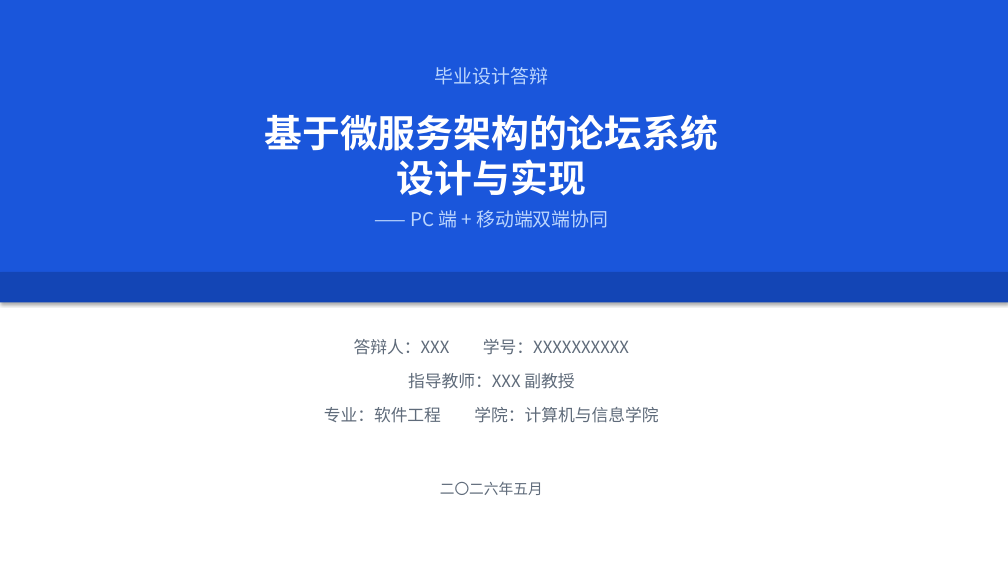
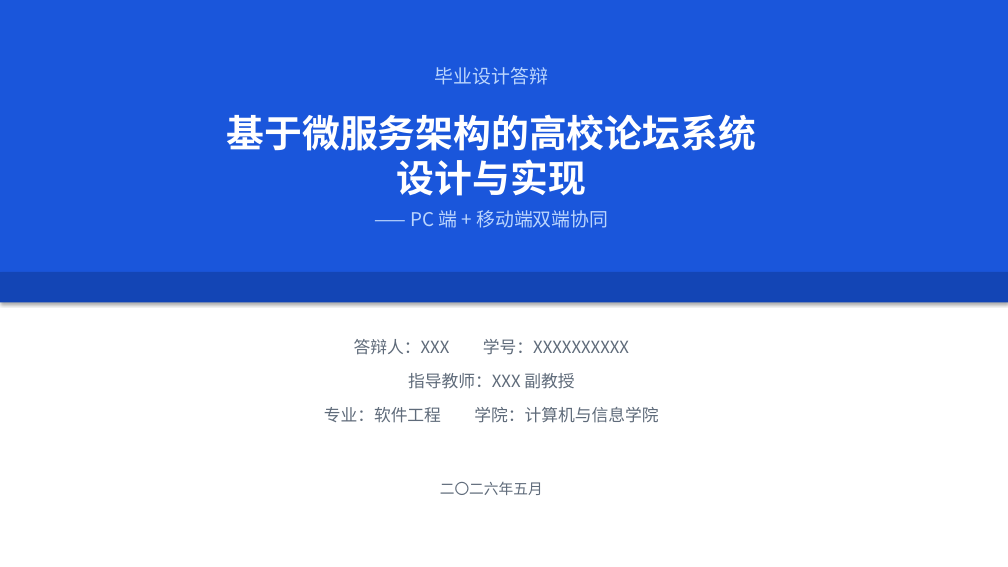
Before and after one commit to Wkjlovec/graduation_project_zhuang, a slide deck: slide 1 of docs/毕业答辩PPT.pptx. Drawn at 1008x567 pixels with LibreOffice and Linux fonts; fonts in the diff are those of the drawing. Boxes give left, top, right and bottom in pixels: in the first picture for what was removed or moved away, otherwise in the second. Text is boxed around its words. In the diff, an @@ line names an element or a change of style, - is before the commit and + after.

```diff
--- a/docs/毕业答辩PPT.pptx
+++ b/docs/毕业答辩PPT.pptx
@@ text at (x1=227, y1=114, x2=756, y2=196): text changed @@
-基于微服务架构的论坛系统
-设计与实现
+基于微服务架构的高校论坛系统
+设计与实现
```
Also in this commit, not shown: 4 other slides changed, 2 other files.
